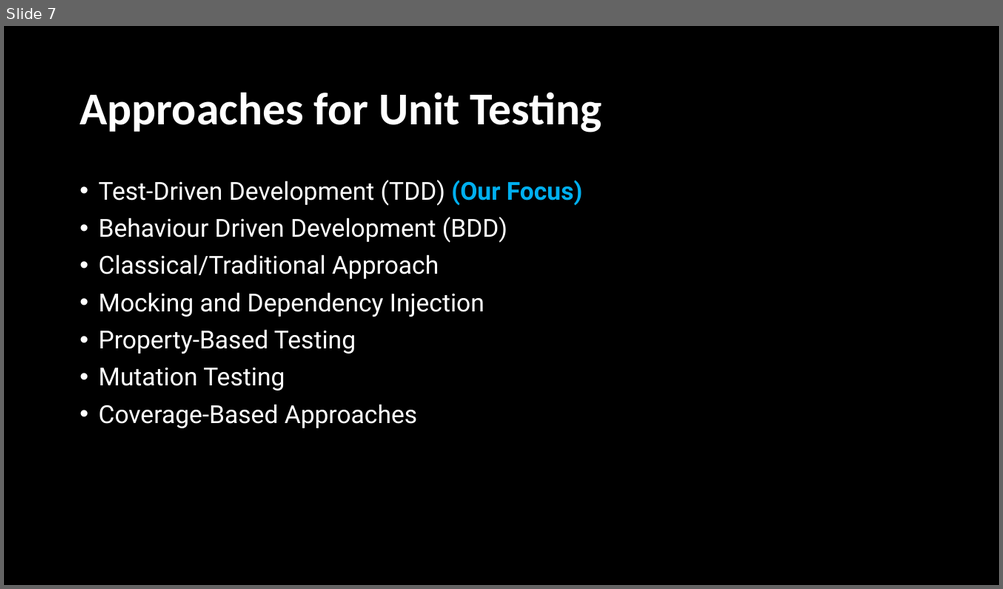
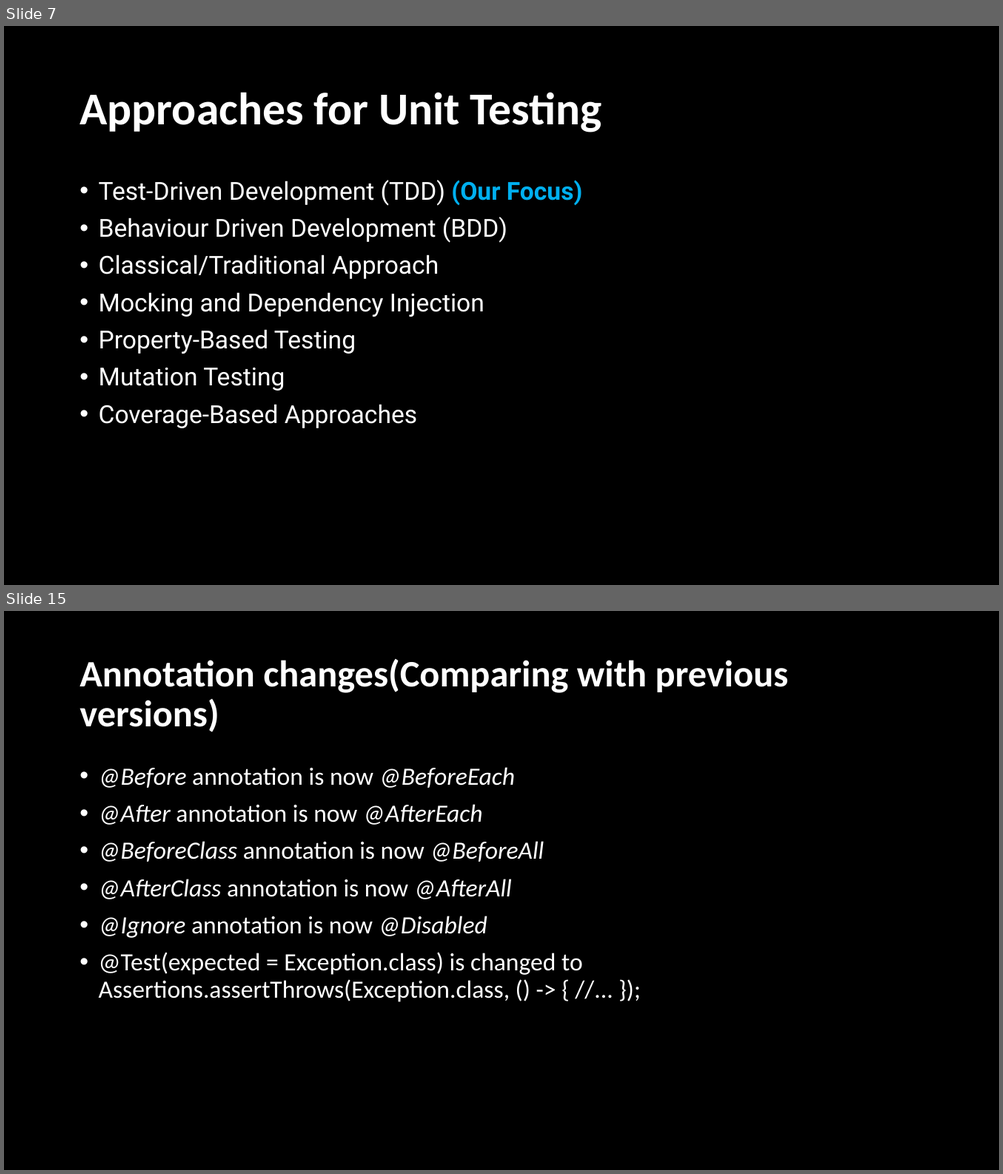
Before and after one commit to cdrHimavanth/Presentations, a slide deck: TDD WITH Junit 5 (23-6-2023)/TDD with Junit 5.pptx. Shown one above the other, each under a label of ours: slide 7 before the commit, slides 7 and 15 after it; the slides between them are not shown. The pictures are 1003x589 and 1003x1174 pixels, drawn with LibreOffice and Linux fonts; fonts in the diff are those of the drawing. Boxes give left, top, right and bottom in pixels: in the first picture for what was removed or moved away, otherwise in the second. Text is boxed around its words. In the diff, an @@ line names an element or a change of style, - is before the commit and + after.

```diff
--- a/TDD WITH Junit 5 (23-6-2023)/TDD with Junit 5.pptx
+++ b/TDD WITH Junit 5 (23-6-2023)/TDD with Junit 5.pptx
@@ slide 15 added at (x1=4, y1=611, x2=999, y2=1170), background #000000 @@
@@ title added at (x1=79, y1=658, x2=788, y2=732), 36 pt, text #FFFFFF, bold @@
+Annotation changes(Comparing with previous versions)
@@ text added at (x1=99, y1=767, x2=583, y2=1002), 24 pt, text #FFFFFF @@
+• @Before annotation is now @BeforeEach
+• @After annotation is now @AfterEach
+• @BeforeClass annotation is now @BeforeAll
+• @AfterClass annotation is now @AfterAll
+• @Ignore annotation is now @Disabled
+• @Test(expected = Exception.class) is changed to Assertions.assertThrows(Exception.class, () -> { //... });
```
Also in this commit, not shown: 4 slides changed, 5 other slides added, 15 other files.
